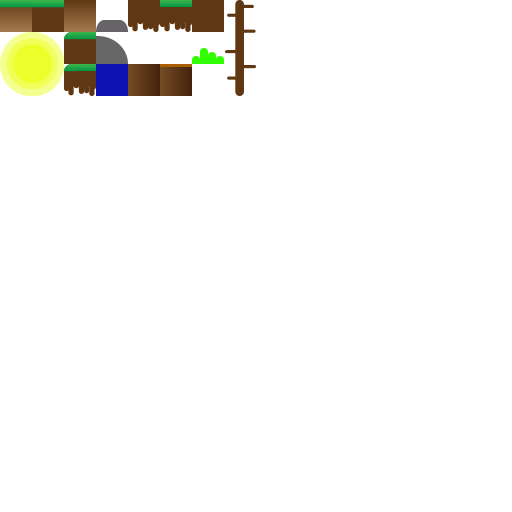
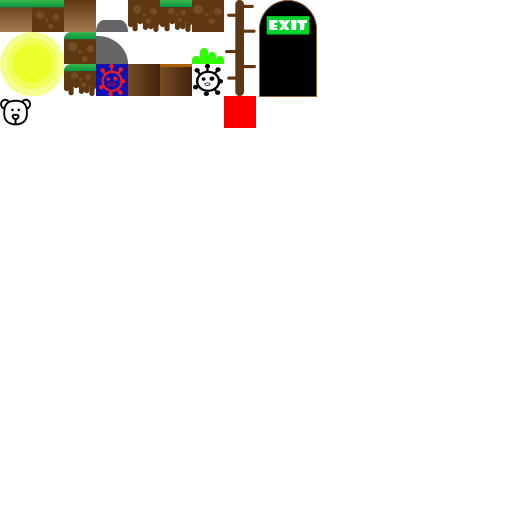
Two versions of the same layered image (w=512, h=512). Layer-by-layer changes:
added layer "Warstwa 21" above "Warstwa 20" over [224, 0, 317, 128]
added layer "Warstwa 20" above "Warstwa 19" over [36, 11, 59, 29]
renamed "Warstwa 12" to "Warstwa 19", painted on it over [71, 72, 91, 87]
removed layer "Warstwa 11" over [36, 5, 256, 97]
added layer "Warstwa 18" above "Warstwa 17" over [68, 42, 94, 62]
added layer "Warstwa 17" above "Warstwa 16" over [133, 5, 157, 24]
added layer "Warstwa 16" above "Warstwa 15" over [168, 8, 186, 22]
painted on "Warstwa 15" over [168, 5, 222, 96]
painted on "Warstwa 14" over [0, 64, 125, 126]
moved "Warstwa 13" above "Warstwa 8", painted on it over [36, 5, 256, 97]
